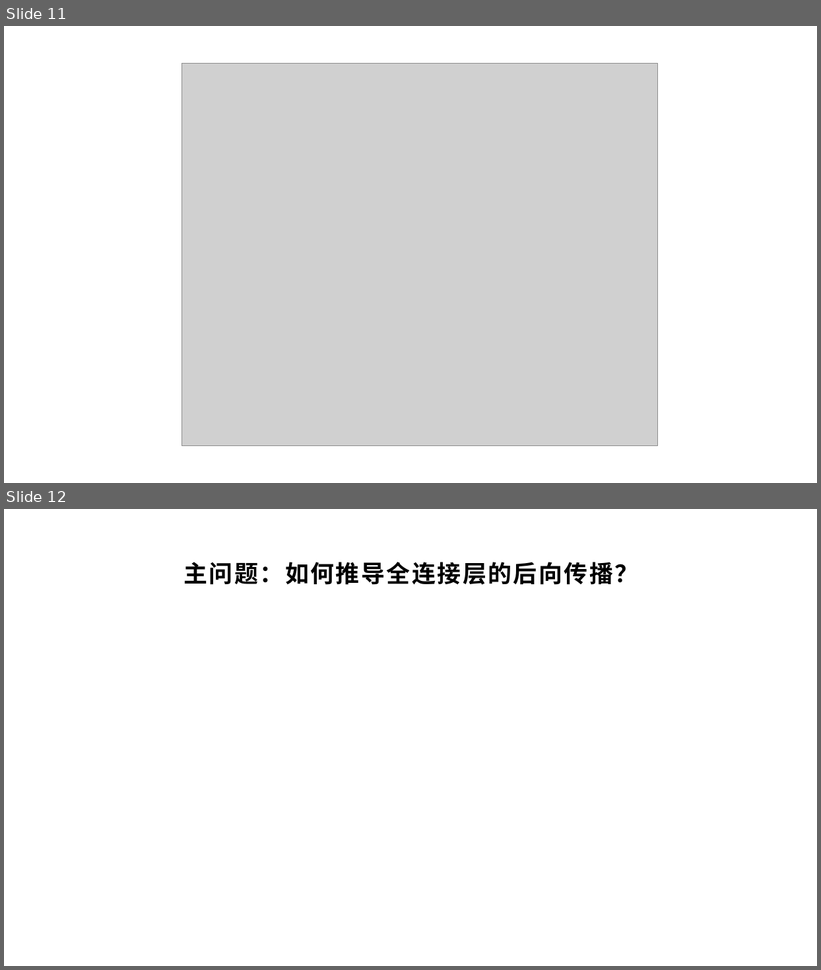
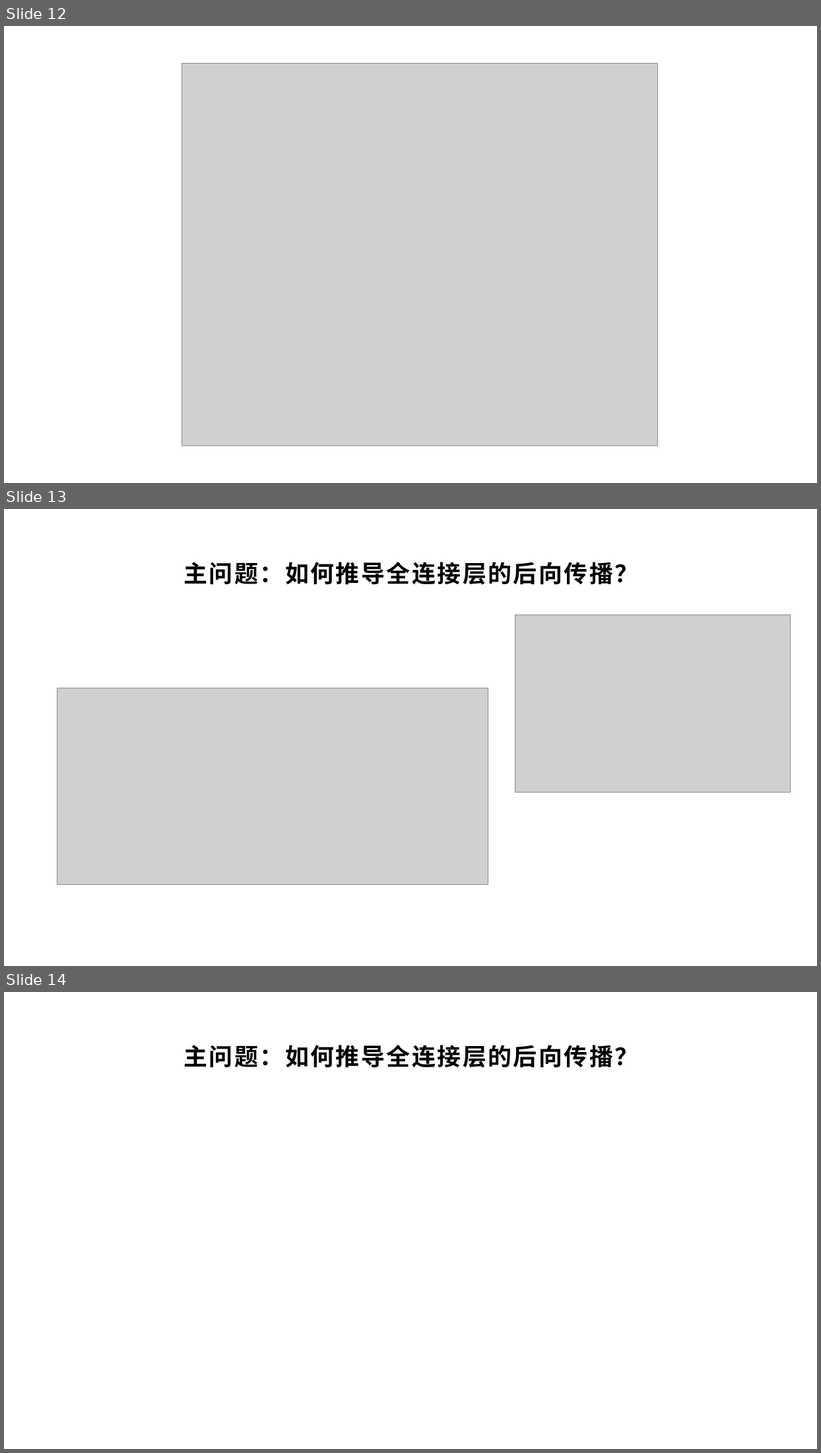
Before and after one commit to yyc-git/DeepLearningEdu, a slide deck: lessons/3_derivation_3/ppt/全连接层的前向和后向传播推导（下）.pptx. Shown one above the other, each under a label of ours: slides 11 and 12 before the commit, slides 12, 13 and 14 after it. The pictures are 821x970 and 821x1453 pixels, drawn with LibreOffice and Linux fonts; fonts in the diff are those of the drawing; grey boxes stand for pictures; background and template pictures are left out. Boxes give left, top, right and bottom in pixels: in the first picture for what was removed or moved away, otherwise in the second. Text is boxed around its words. In the diff, an @@ line names an element or a change of style, - is before the commit and + after.

```diff
--- a/lessons/3_derivation_3/ppt/全连接层的前向和后向传播推导（下）.pptx
+++ b/lessons/3_derivation_3/ppt/全连接层的前向和后向传播推导（下）.pptx
@@ slide 13 added at (4, 509, 817, 966), background picture (left out) @@
@@ title added at (184, 562, 638, 585), 28 pt, text #000000, bold @@
+主问题：如何推导全连接层的后向传播？
@@ picture added at (516, 615, 790, 793) @@
@@ picture added at (57, 689, 488, 885) @@
@@ what was slide 11 is now slide 12 @@
@@ what was slide 12 is now slide 14 @@
```
Also in this commit, not shown: 6 slides changed, 3 other slides added.
